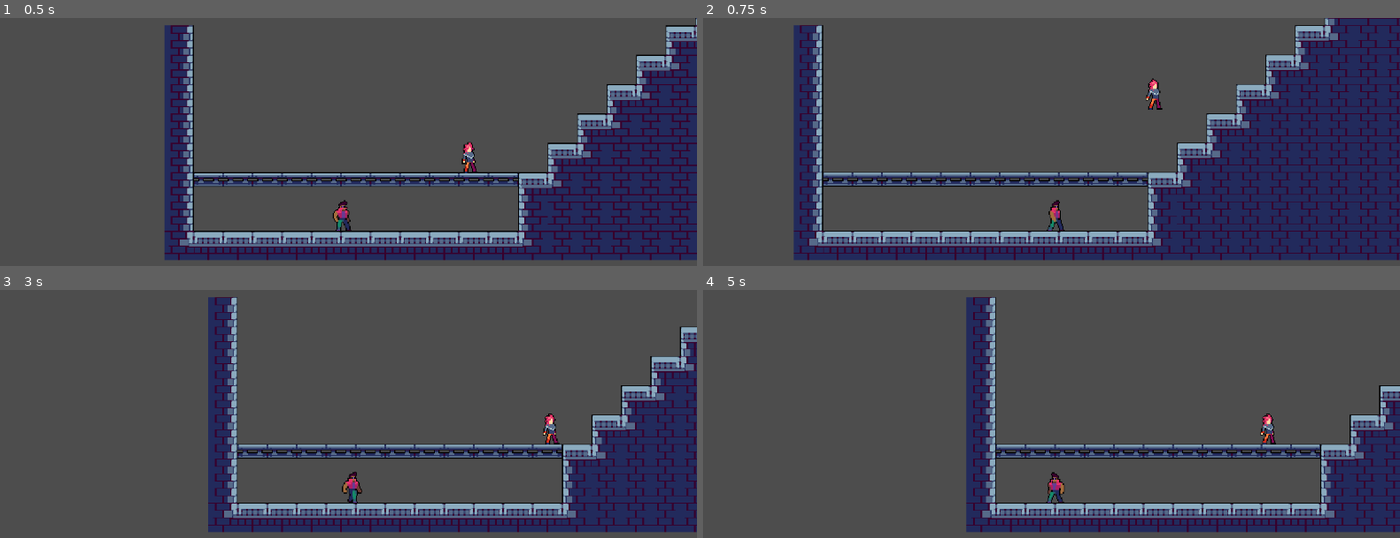
Above: before the commit, frames 1-4 (two rows, left to right).
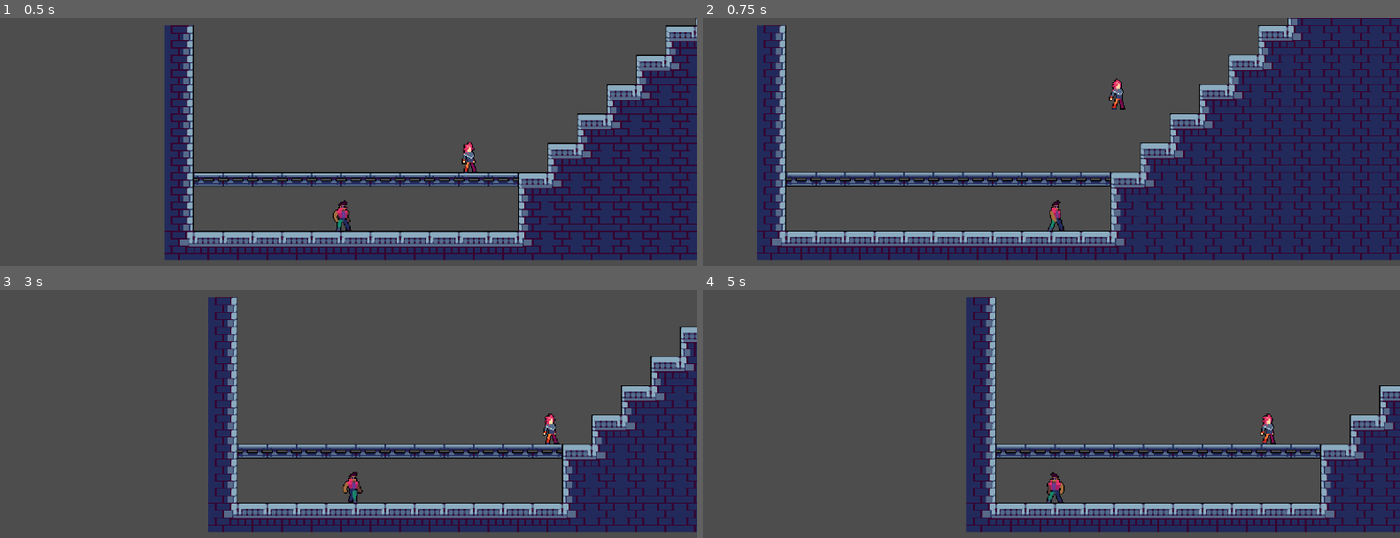
Above: after the commit, the same moments.

Repository: MaxiBianchini/Bonkhead
Game: Godot game, scene res://Scenes/Level_1.tscn
The game is run twice, just before and just after one commit, with the same random seed, the same clock (stepped at 60 frames per second) and the same inputs.
Inputs:
- Up to frame 1 (0.5 s): no input
- Up to frame 2 (0.75 s): tap Enter (ui_accept) at 0.5 s; hold Right (ui_right) from 0.53 s (still down); tap Shift (Dash, bound only after the commit) at 0.6 s
- Up to frame 3 (3 s): tap Enter (ui_accept) at 0.77, 1.52 s; tap Shift (Dash, bound only after the commit) at 1.35, 2.1, 2.85 s; release Right (ui_right) at 2.03 s; hold Left (ui_left) 2.03-2.78 s; hold Right (ui_right) from 2.78 s (still down)
- Up to frame 4 (5 s): tap Enter (ui_accept) at 3.02, 3.77, 4.52 s; tap Shift (Dash, bound only after the commit) at 3.6, 4.35 s; release Right (ui_right) at 4.28 s; hold Left (ui_left) from 4.28 s (still down)

Frame 1 is identical in both runs. In frame 2, 22% of the frame differs, in the area x 7-100%, y 0-98%; in frame 3, less than 0.1%; in frame 4, less than 0.1%.

Commit message:
Update project.godot

Diff:
--- a/project.godot
+++ b/project.godot
@@ -22,6 +22,11 @@
 "events": [Object(InputEventKey,"resource_local_to_scene":false,"resource_name":"","device":0,"window_id":0,"alt_pressed":false,"shift_pressed":false,"ctrl_pressed":false,"meta_pressed":false,"pressed":false,"keycode":0,"physical_keycode":32,"key_label":0,"unicode":0,"echo":false,"script":null)
 ]
 }
+Dash={
+"deadzone": 0.5,
+"events": [Object(InputEventKey,"resource_local_to_scene":false,"resource_name":"","device":-1,"window_id":0,"alt_pressed":false,"shift_pressed":false,"ctrl_pressed":false,"meta_pressed":false,"pressed":false,"keycode":0,"physical_keycode":4194325,"key_label":0,"unicode":0,"echo":false,"script":null)
+]
+}
 
 [rendering]
 
